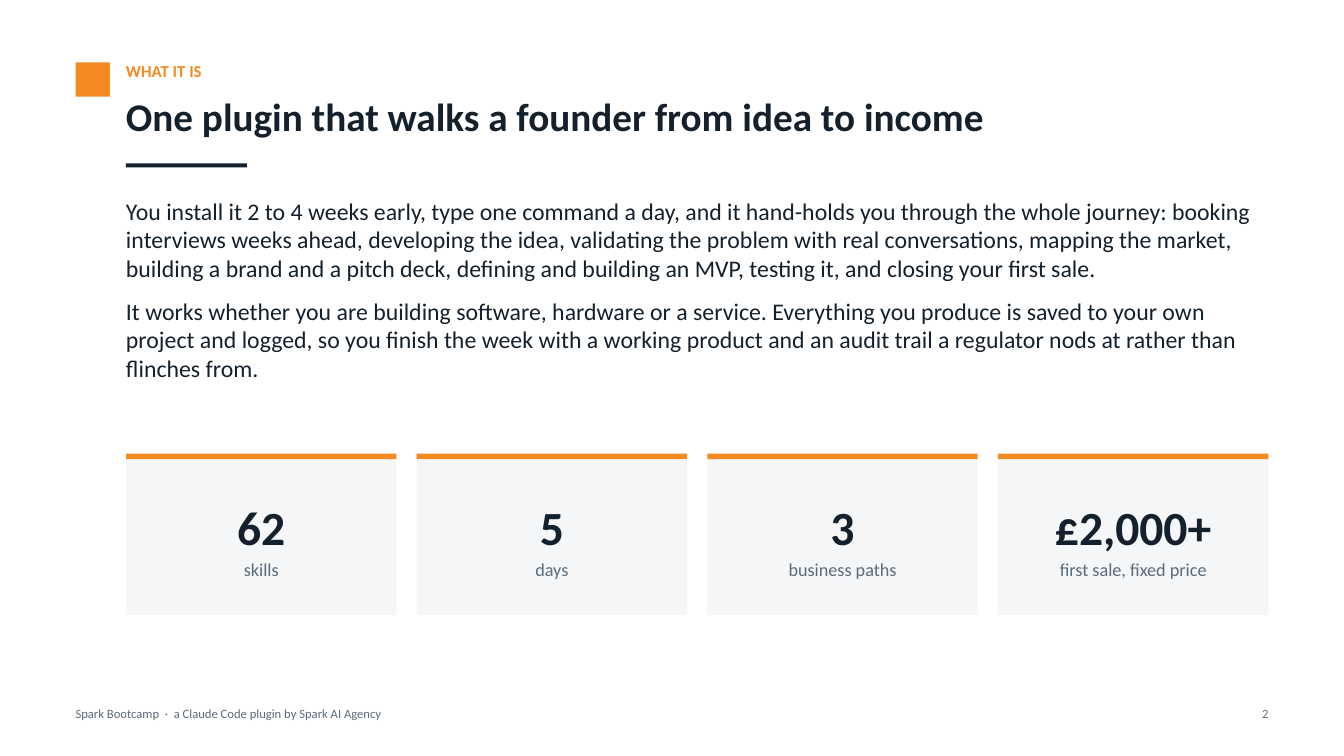
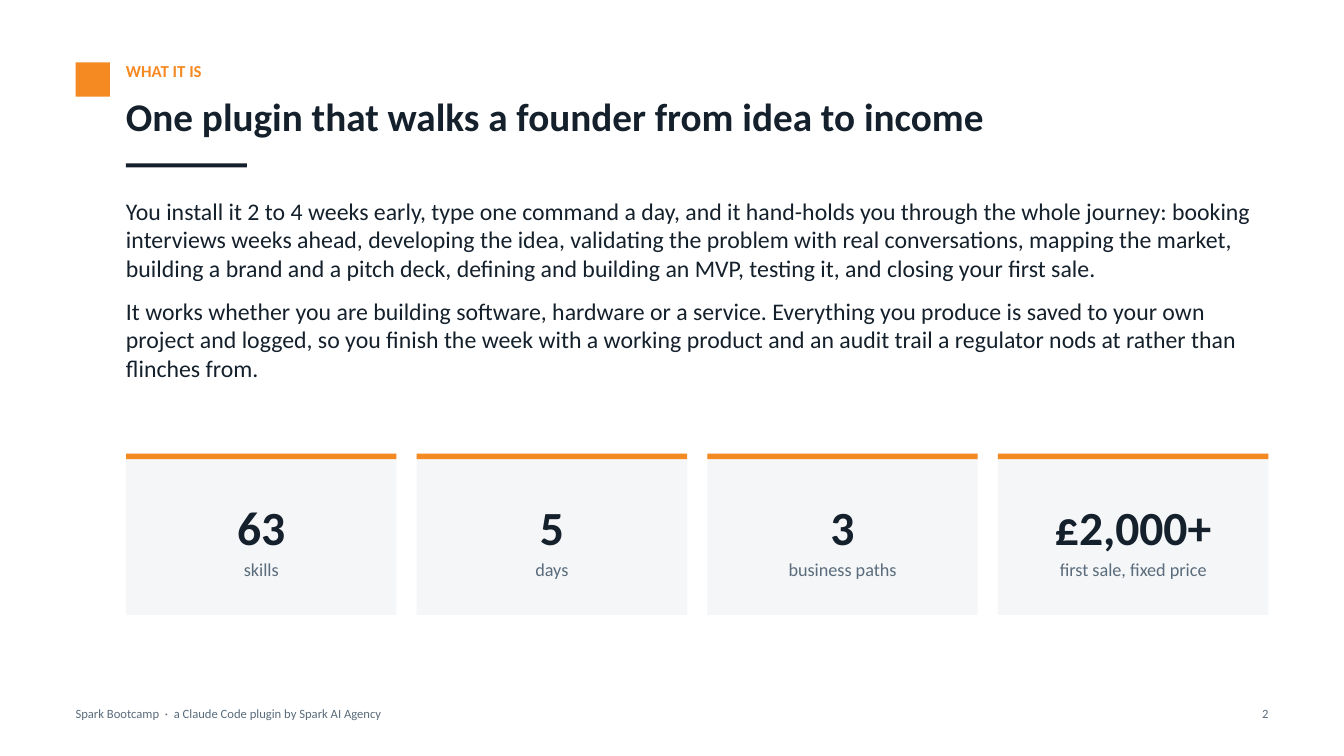
Before and after one commit to SebSparkCuriosity/5daybootcamp, a slide deck: slide 2 of docs/spark-bootcamp-overview.pptx. Drawn at 1344x756 pixels with LibreOffice and Linux fonts; fonts in the diff are those of the drawing. Boxes give left, top, right and bottom in pixels: in the first picture for what was removed or moved away, otherwise in the second. Text is boxed around its words. In the diff, an @@ line names an element or a change of style, - is before the commit and + after.

```diff
--- a/docs/spark-bootcamp-overview.pptx
+++ b/docs/spark-bootcamp-overview.pptx
@@ text at [237,512,285,546]: text changed @@
-62
+63
```
Also in this commit, not shown: 3 other slides changed, 15 other files.
